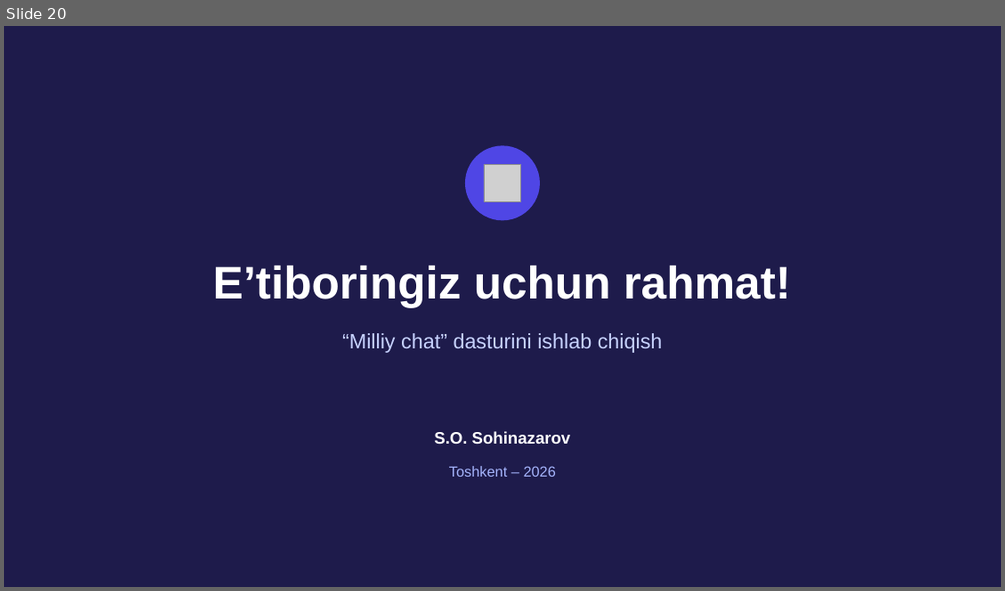
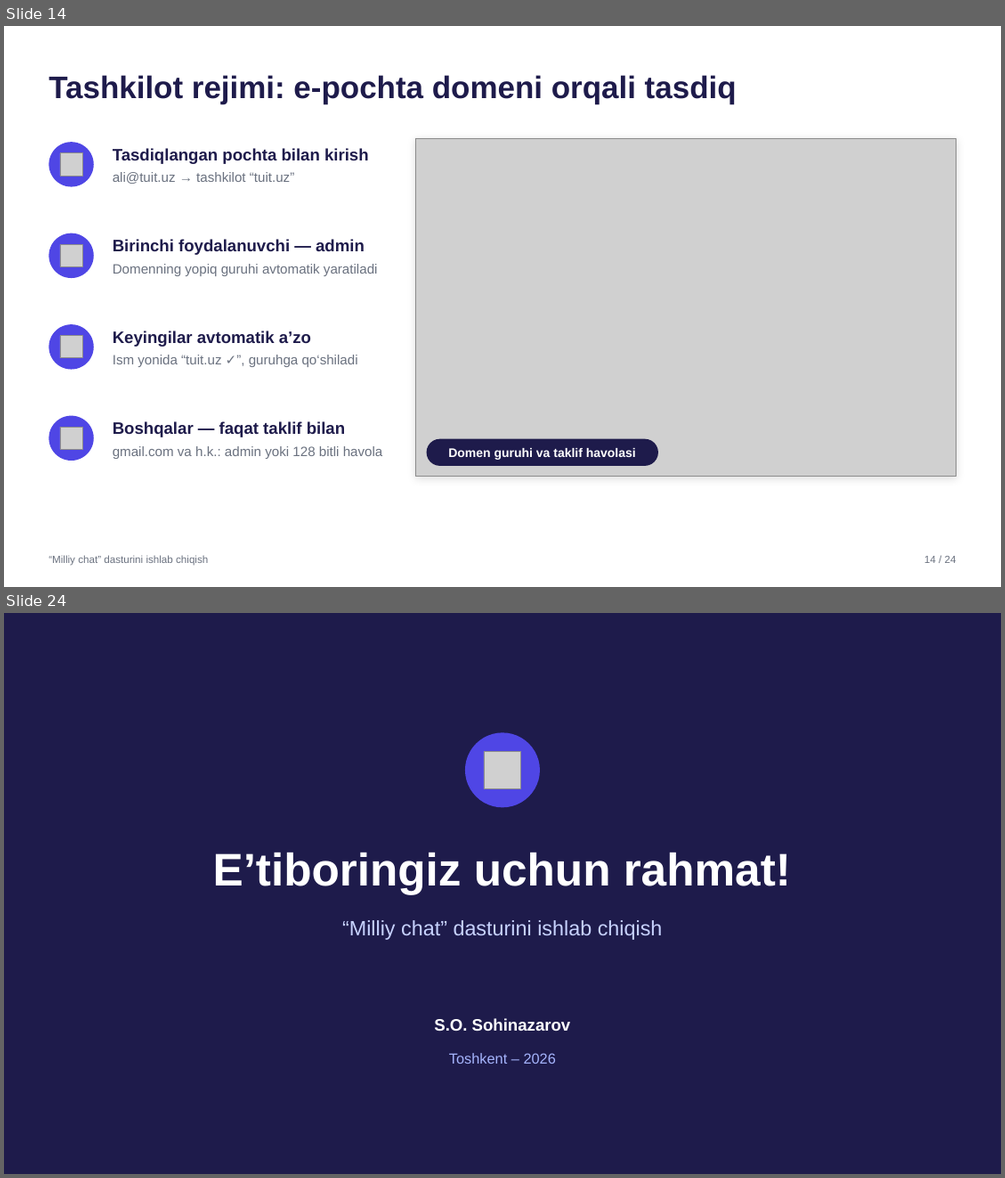
Before and after one commit to SardorSohinazarov/diplom-ish, a slide deck: diplom/Taqdimot_Sohinazarov_Sardor.pptx. Shown one above the other, each under a label of ours: slide 20 before the commit, slides 14 and 24 after it; the slides between them are not shown. The pictures are 1005x591 and 1005x1178 pixels, drawn with LibreOffice and Linux fonts; fonts in the diff are those of the drawing; grey boxes stand for pictures. Boxes give left, top, right and bottom in pixels: in the first picture for what was removed or moved away, otherwise in the second. Text is boxed around its words. In the diff, an @@ line names an element or a change of style, - is before the commit and + after.

```diff
--- a/diplom/Taqdimot_Sohinazarov_Sardor.pptx
+++ b/diplom/Taqdimot_Sohinazarov_Sardor.pptx
@@ slide 14 added at [4,26,1001,587], background #FFFFFF @@
@@ text added at [48,75,736,103], 30 pt, text #1E1B4B, bold @@
+Tashkilot rejimi: e-pochta domeni orqali tasdiq
@@ ellipse added at [48,142,94,187], fill #4F46E5 @@
@@ picture added at [60,153,82,176] @@
@@ text added at [113,148,369,164], 16 pt, text #1E1B4B, bold @@
+Tasdiqlangan pochta bilan kirish
@@ rectangle added at [415,138,956,476], fill #FFFFFF, outline #E5E7EB 0.75 pt @@
@@ picture added at [415,138,956,476] @@
@@ text added at [113,172,294,184], 13 pt, text #6B7280 @@
+ali@tuit.uz → tashkilot “tuit.uz”
@@ ellipse added at [48,233,94,278], fill #4F46E5 @@
@@ text added at [113,239,364,255], 16 pt, text #1E1B4B, bold @@
+Birinchi foydalanuvchi — admin
@@ picture added at [60,244,82,267] @@
@@ text added at [113,264,378,276], 13 pt, text #6B7280 @@
+Domenning yopiq guruhi avtomatik yaratiladi
@@ ellipse added at [48,324,94,370], fill #4F46E5 @@
@@ picture added at [60,336,82,358] @@
@@ text added at [113,330,311,346], 16 pt, text #1E1B4B, bold @@
+Keyingilar avtomatik a’zo
@@ text added at [113,354,358,367], 13 pt, text #6B7280 @@
+Ism yonida “tuit.uz ✓”, guruhga qo‘shiladi
@@ ellipse added at [48,416,94,460], fill #4F46E5 @@
@@ text added at [113,421,345,437], 16 pt, text #1E1B4B, bold @@
+Boshqalar — faqat taklif bilan
@@ picture added at [60,426,82,450] @@
@@ text added at [113,446,383,459], 13 pt, text #6B7280 @@
+gmail.com va h.k.: admin yoki 128 bitli havola
@@ rounded rectangle added at [427,439,658,466], fill #1E1B4B @@
@@ text added at [448,448,636,459], 12 pt, text #FFFFFF, bold @@
+Domen guruhi va taklif havolasi
@@ text added at [48,555,208,565], 10 pt, text #6B7280 @@
+“Milliy chat” dasturini ishlab chiqish
@@ text added at [924,556,956,563], 10 pt, text #6B7280 @@
+14 / 24
@@ what was slide 20 is now slide 24 @@
```
Also in this commit, not shown: 18 slides changed, 3 other slides added, 2 other files.
